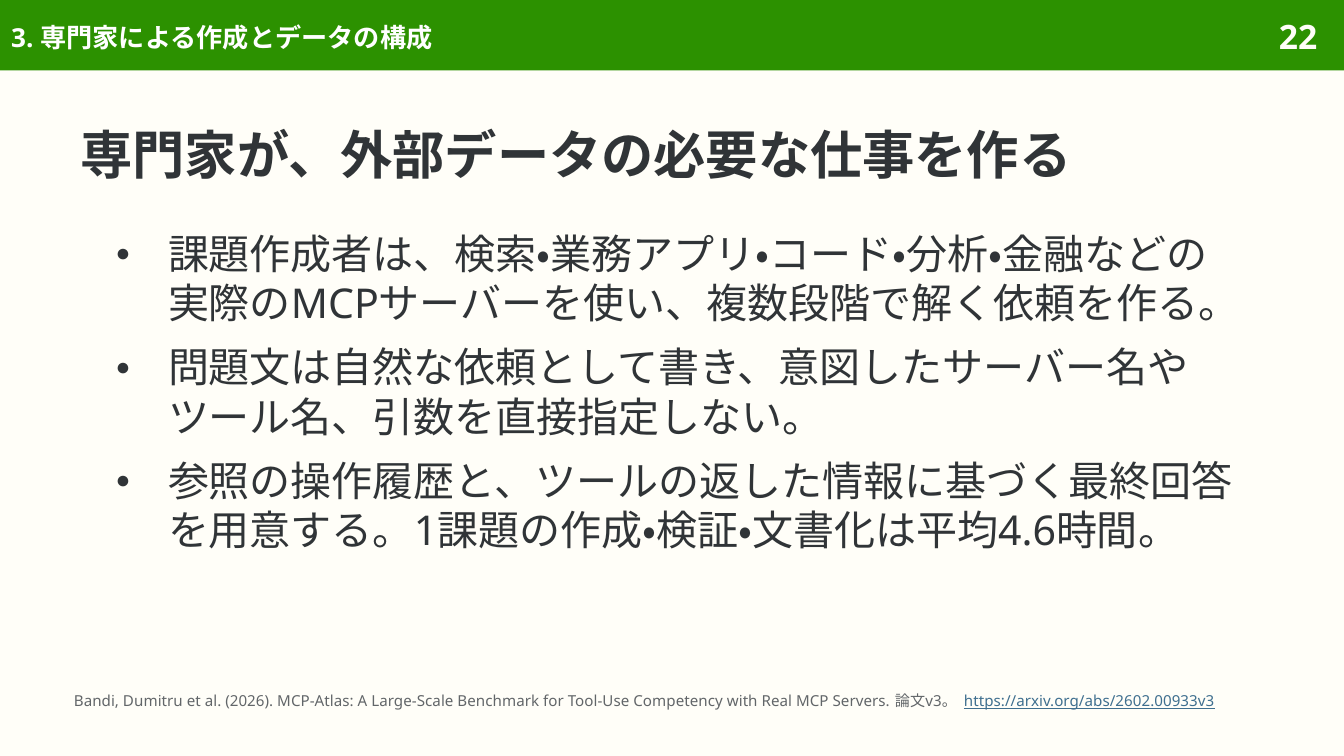
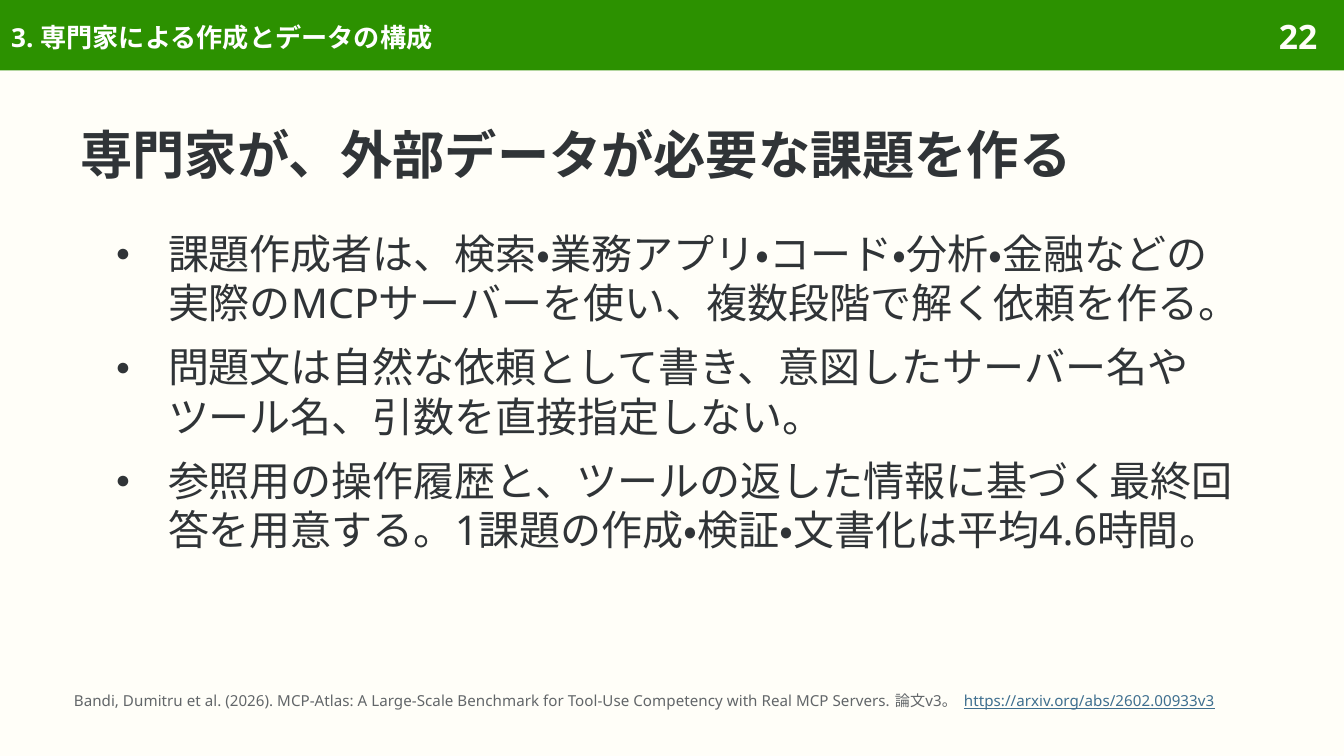
Before and after one commit to sasakiy84/datasets-in-10-minutes, a slide deck: slide 22 of slides/datasets-in-10-minutes-mcp-atlas.pptx. Drawn at 1344x756 pixels with LibreOffice and Linux fonts; fonts in the diff are those of the drawing. Boxes give left, top, right and bottom in pixels: in the first picture for what was removed or moved away, otherwise in the second. Text is boxed around its words. In the diff, an @@ line names an element or a change of style, - is before the commit and + after.

```diff
--- a/slides/datasets-in-10-minutes-mcp-atlas.pptx
+++ b/slides/datasets-in-10-minutes-mcp-atlas.pptx
@@ title at [81, 128, 1072, 179]: text changed @@
-専門家が、外部データの必要な仕事を作る
+専門家が、外部データが必要な課題を作る
@@ text at [168, 461, 1232, 549]: text changed @@
-● 参照の操作履歴と、ツールの返した情報に基づく最終回答を用意する。1課題の作成・検証・文書化は平均4.6時間。
+● 参照用の操作履歴と、ツールの返した情報に基づく最終回答を用意する。1課題の作成・検証・文書化は平均4.6時間。
```
Also in this commit, not shown: 22 other slides changed, 7 other files.
